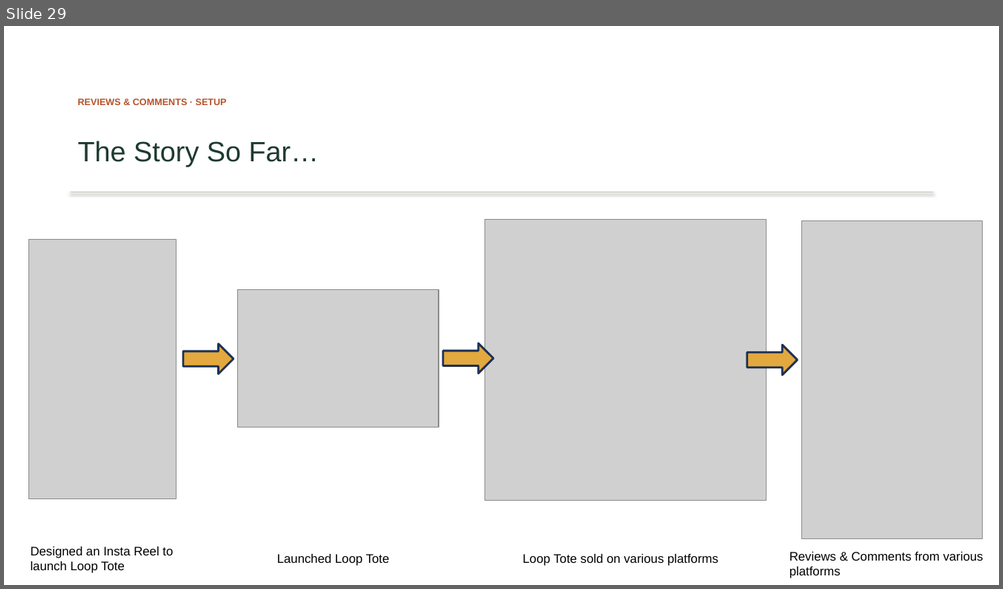
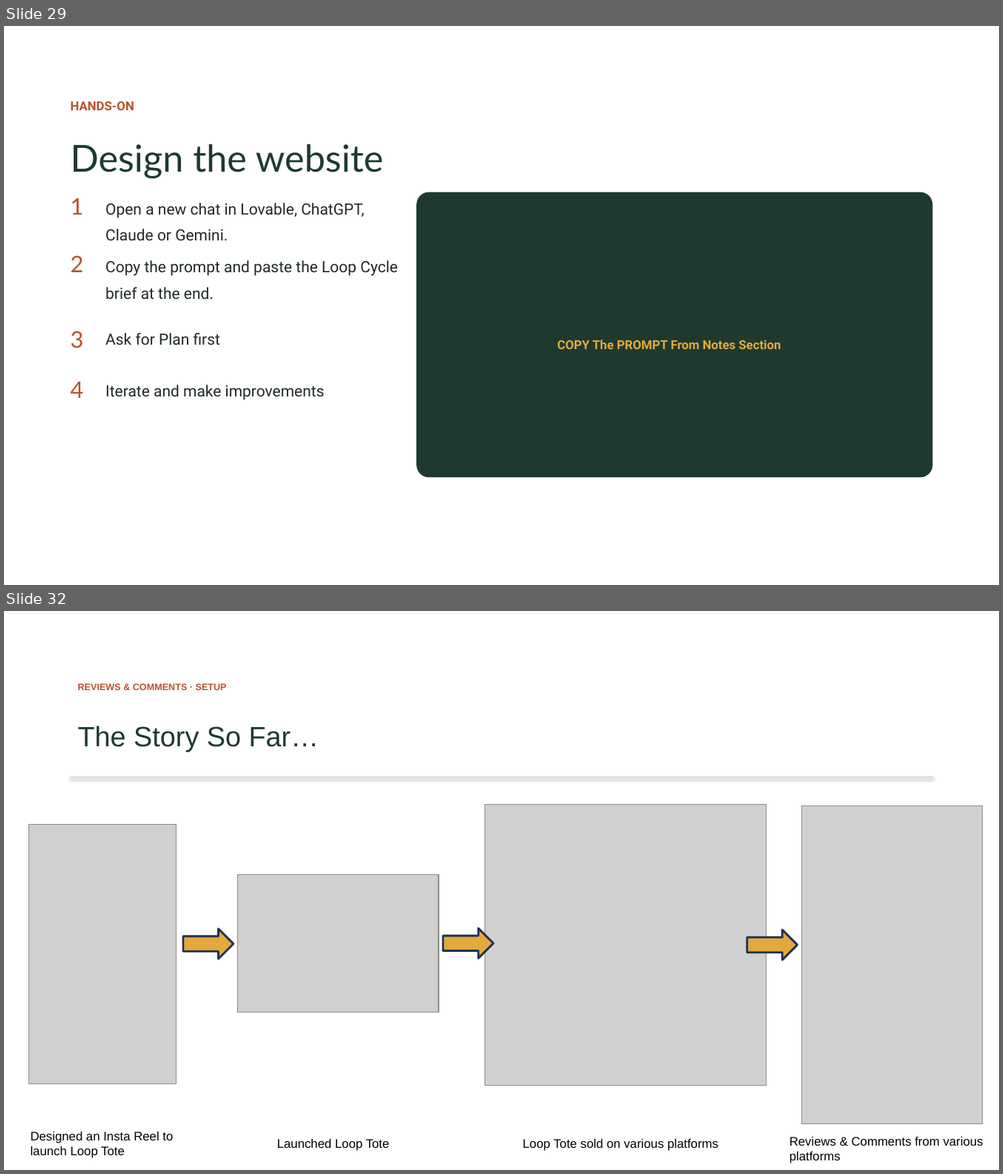
Before and after one commit to itsbharathp/LoopCycle, a slide deck: Prestentations/AI for Content Creation — The Basics.pptx. Shown one above the other, each under a label of ours: slide 29 before the commit, slides 29 and 32 after it; the slides between them are not shown. The pictures are 1003x589 and 1003x1174 pixels, drawn with LibreOffice and Linux fonts; fonts in the diff are those of the drawing; grey boxes stand for pictures. Boxes give left, top, right and bottom in pixels: in the first picture for what was removed or moved away, otherwise in the second. Text is boxed around its words. In the diff, an @@ line names an element or a change of style, - is before the commit and + after.

```diff
--- a/Prestentations/AI for Content Creation — The Basics.pptx
+++ b/Prestentations/AI for Content Creation — The Basics.pptx
@@ slide 29 added at bbox=[4, 26, 999, 585], background #FFFFFF @@
@@ text added at bbox=[71, 101, 134, 110], 12 pt, text #B5532B, bold @@
+HANDS-ON
@@ text added at bbox=[71, 144, 384, 178], 36 pt, text #1E3A2F @@
+Design the website
@@ text added at bbox=[71, 198, 84, 215], 22 pt, text #B5532B @@
+1
@@ text added at bbox=[105, 203, 364, 241], 15 pt, text #1F2A24 @@
+Open a new chat in Lovable, ChatGPT, Claude or Gemini.
@@ rounded rectangle added at bbox=[417, 192, 933, 478], fill #1E3A2F @@
@@ text added at bbox=[71, 255, 84, 272], 22 pt, text #B5532B @@
+2
@@ text added at bbox=[105, 261, 398, 300], 15 pt, text #1F2A24 @@
+Copy the prompt and paste the Loop Cycle brief at the end.
@@ text added at bbox=[71, 331, 84, 349], 22 pt, text #B5532B @@
+3
@@ text added at bbox=[105, 333, 220, 346], 15 pt, text #1F2A24 @@
+Ask for Plan first
@@ text added at bbox=[557, 340, 780, 349], 12 pt, text #E3A83E, bold @@
+COPY The PROMPT From Notes Section
@@ text added at bbox=[71, 382, 84, 398], 22 pt, text #B5532B @@
+4
@@ text added at bbox=[105, 385, 324, 400], 15 pt, text #1F2A24 @@
+Iterate and make improvements
@@ what was slide 29 is now slide 32 @@
```
Also in this commit, not shown: 20 slides changed, 3 other slides added, 1 other file.
